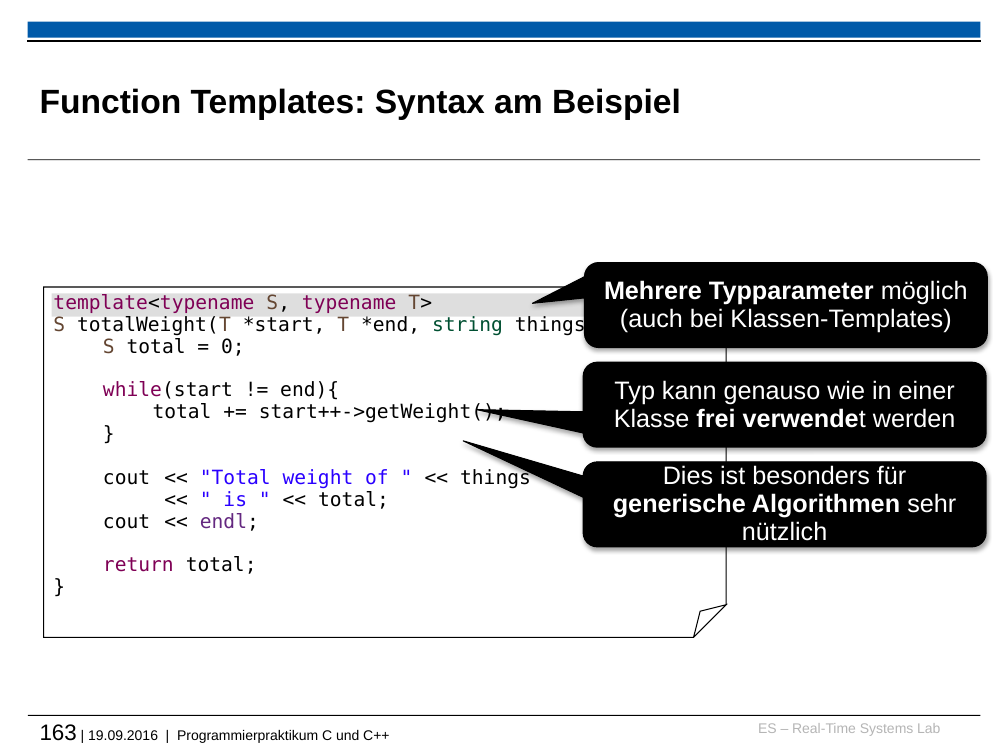
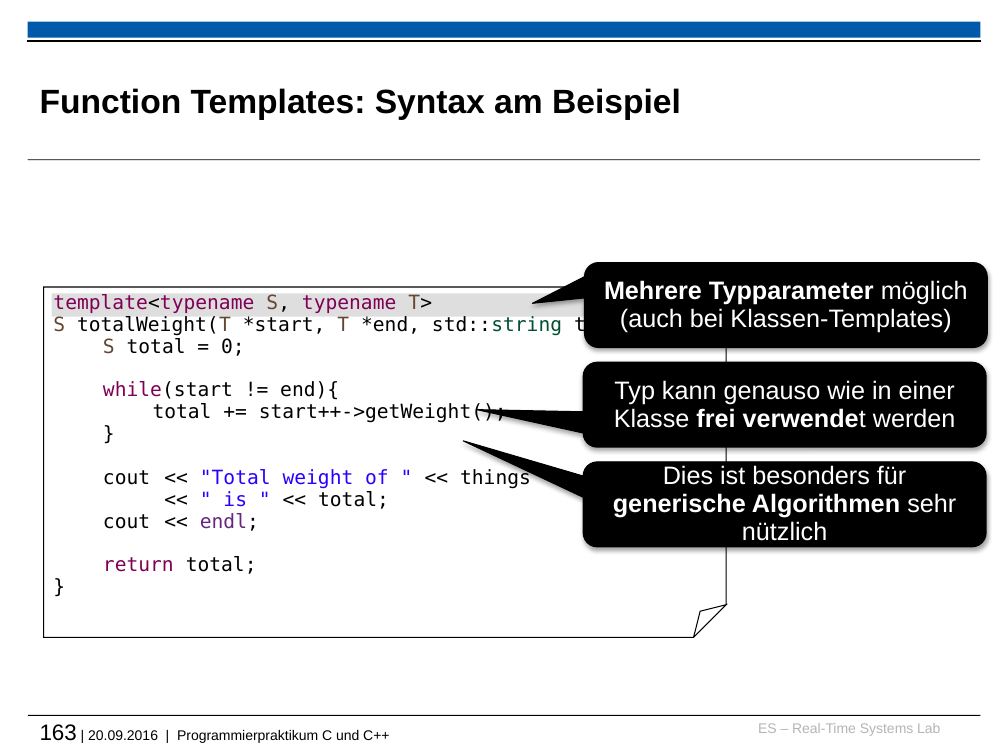
Before and after one commit to h82k/tud-cppp, a slide deck: slide 163 of cppp_lecture.pptx. Drawn at 1008x756 pixels with LibreOffice and Linux fonts; fonts in the diff are those of the drawing; background and template pictures are left out. Boxes give left, top, right and bottom in pixels: in the first picture for what was removed or moved away, otherwise in the second. Text is boxed around its words. In the diff, an @@ line names an element or a change of style, - is before the commit and + after.

```diff
--- a/cppp_lecture.pptx
+++ b/cppp_lecture.pptx
@@ text in folded corner at (53,315,668,336): text changed @@
-S totalWeight(T *start, T *end, string things){
+S totalWeight(T *start, T *end, std::string things){
@@ text at (40,724,389,743): text changed @@
-163 | 19.09.2016 | Programmierpraktikum C und C++
+163 | 20.09.2016 | Programmierpraktikum C und C++
```
Also in this commit, not shown: 5 other slides changed, 3 other files.
